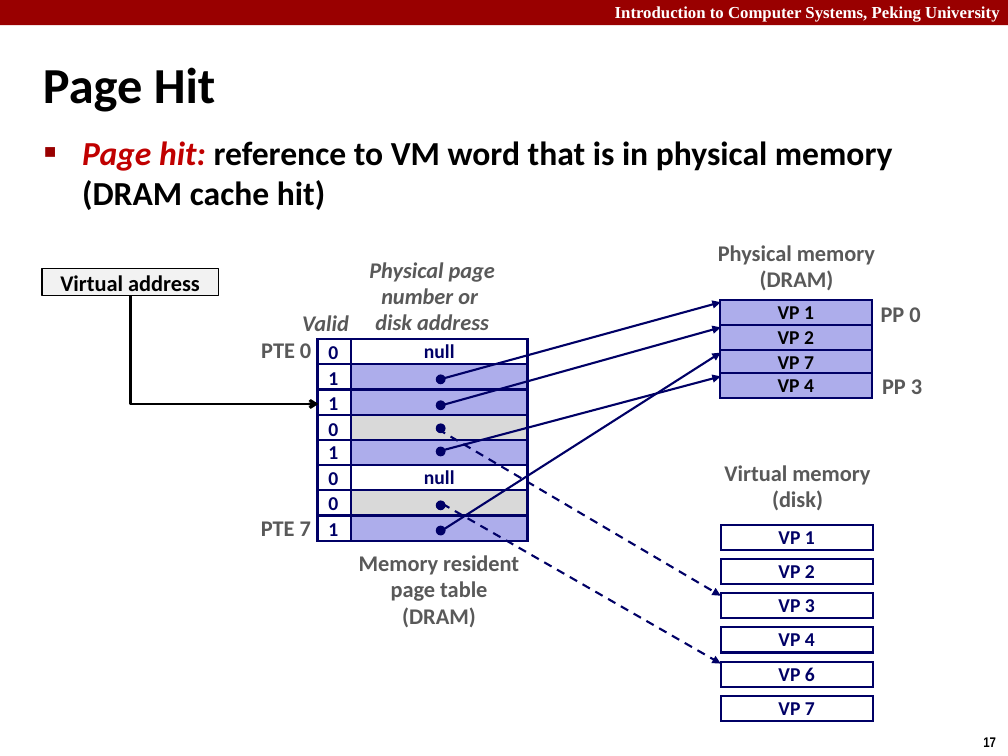
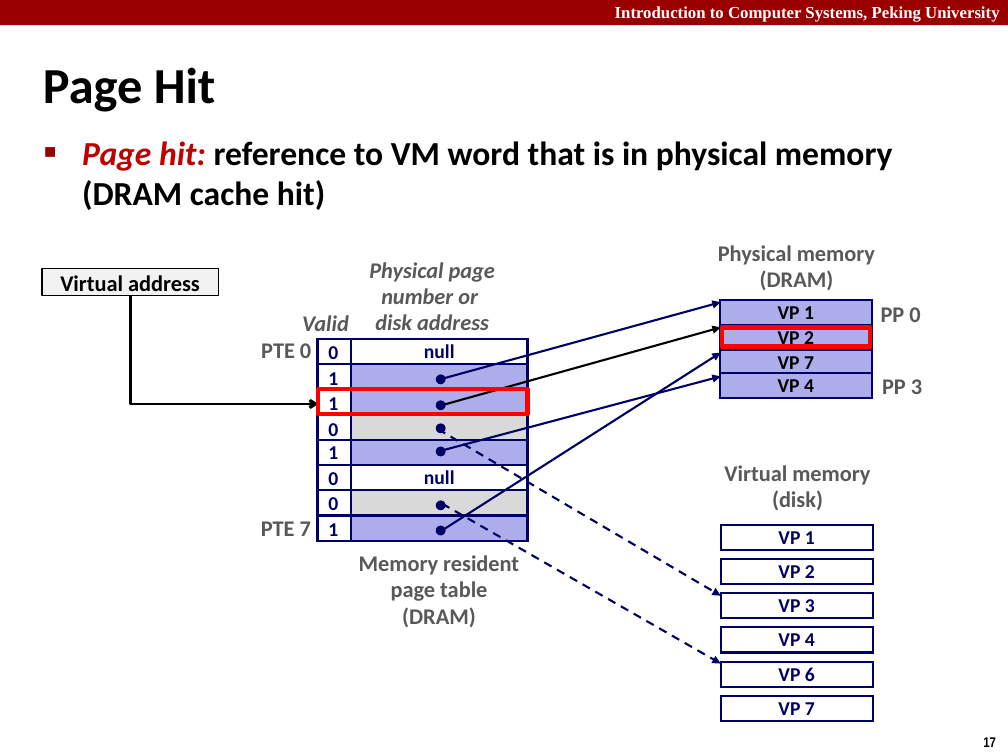
Before and after one commit to caodg/ics, a slide deck: slide 17 of slides/B05-VM1.pptx. Drawn at 1008x756 pixels with LibreOffice and Linux fonts; fonts in the diff are those of the drawing. Boxes give left, top, right and bottom in pixels: in the first picture for what was removed or moved away, otherwise in the second. Text is boxed around its words. In the diff, an @@ line names an element or a change of style, - is before the commit and + after.

```diff
--- a/slides/B05-VM1.pptx
+++ b/slides/B05-VM1.pptx
@@ arrow (445, 404) - (721, 328): stroke #000066 1.5 pt to #000000 1.5 pt @@
@@ rectangle added at box(723, 328, 871, 347), outline #FF0000 3 pt @@
@@ rectangle added at box(319, 389, 527, 414), outline #FF0000 3 pt @@
```
Also in this commit, not shown: 7 other slides changed, 2 other files.
